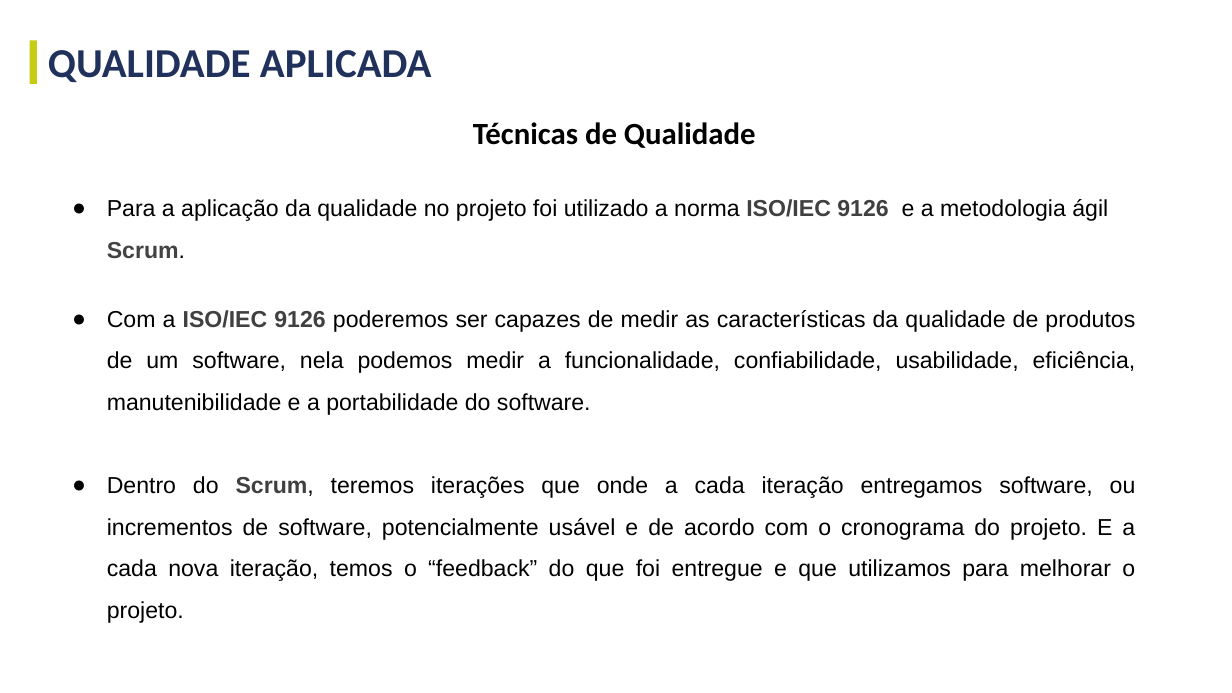
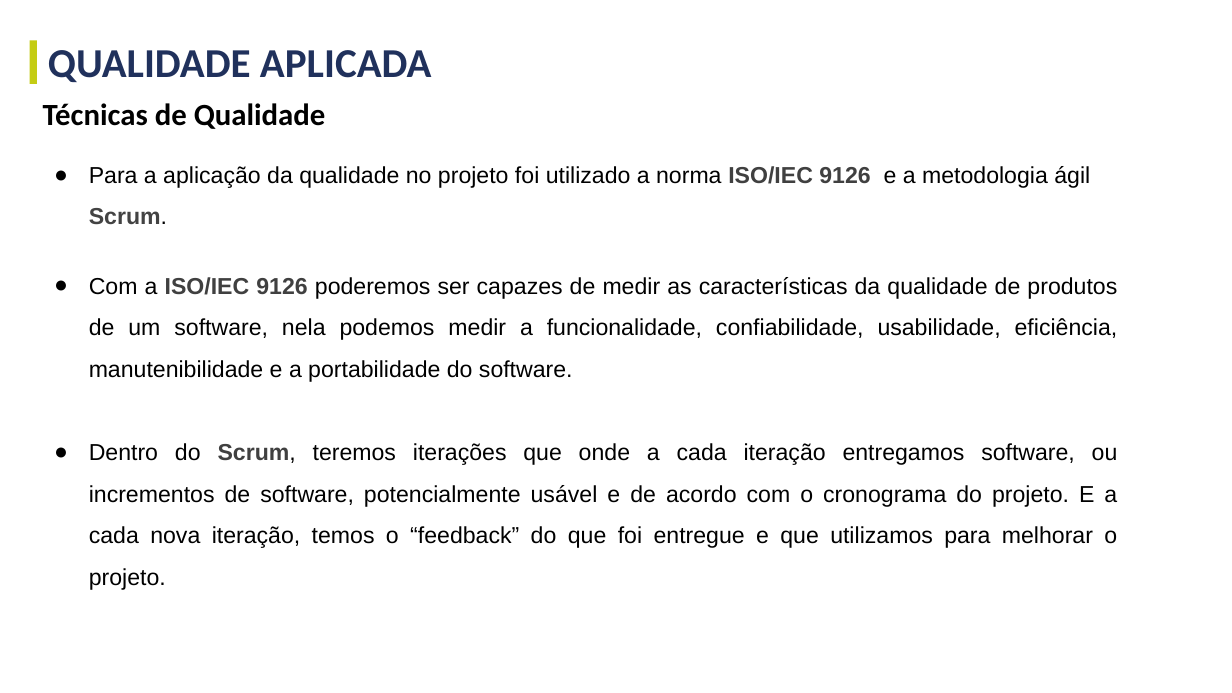
Before and after one commit to GustavoGinoTerezo/projetos-faculdade, a slide deck: slide 7 of terceiro-semestre/documentacao-e-templates/gestao-e-qualidade-de-software/Gestão e Qualidade de SW - Projeto A3 - Template.pptx. Drawn at 1232x693 pixels with LibreOffice and Linux fonts; fonts in the diff are those of the drawing. Boxes give left, top, right and bottom in pixels: in the first picture for what was removed or moved away, otherwise in the second. Text is boxed around its words. In the diff, an @@ line names an element or a change of style, - is before the commit and + after.

```diff
--- a/terceiro-semestre/documentacao-e-templates/gestao-e-qualidade-de-software/Gestão e Qualidade de SW - Projeto A3 - Template.pptx
+++ b/terceiro-semestre/documentacao-e-templates/gestao-e-qualidade-de-software/Gestão e Qualidade de SW - Projeto A3 - Template.pptx
@@ text "Técnicas de Qualidade": place and size @@
-text "Técnicas de Qualidade" at (473,122,756,148)
+text "Técnicas de Qualidade" at (43,103,326,129)
@@ text "Técnicas de Qualidade" at (43,103,326,129): alignment centre to left @@
@@ text "Para a aplicação da qualidade ...": place and size @@
-text "Para a aplicação da qualidade ..." at (107,199,1136,623)
+text "Para a aplicação da qualidade ..." at (89,166,1118,590)
```
Also in this commit, not shown: 19 other slides changed, 3 slides added, 1 slide removed, 5 other files.
